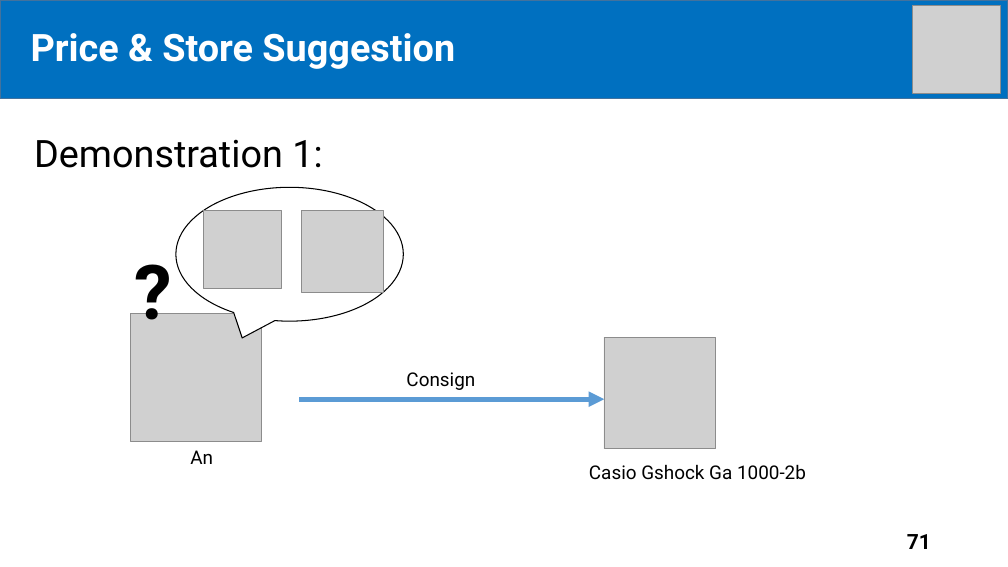
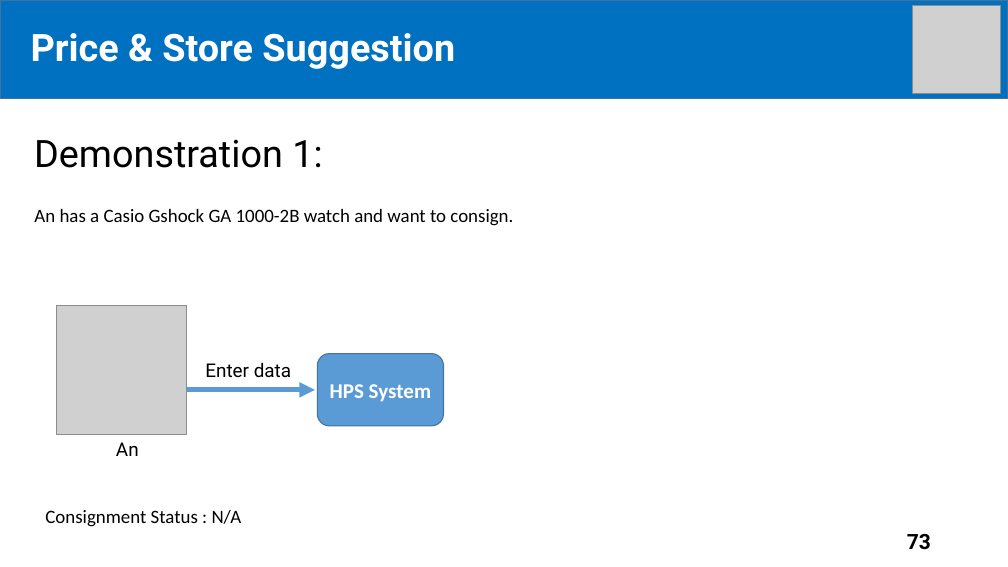
Before and after one commit to tiendan3108/CP, a slide deck: slide 73 of Source/Presentation/PreFinalPresentation.pptx (slide 71 before the commit). Drawn at 1008x567 pixels with LibreOffice and Linux fonts; fonts in the diff are those of the drawing; grey boxes stand for pictures. Boxes give left, top, right and bottom in pixels: in the first picture for what was removed or moved away, otherwise in the second. Text is boxed around its words. In the diff, an @@ line names an element or a change of style, - is before the commit and + after.

```diff
--- a/Source/Presentation/PreFinalPresentation.pptx
+++ b/Source/Presentation/PreFinalPresentation.pptx
@@ text added at <box>34,209,513,226</box>, 18 pt, text #000000 @@
+An has a Casio Gshock GA 1000-2B watch and want to consign.
@@ speech bubble removed at <box>176,188,404,321</box> @@
@@ picture removed at <box>203,210,281,288</box> @@
@@ picture removed at <box>302,210,384,293</box> @@
@@ text removed at <box>127,240,216,340</box> @@
-?
@@ picture: place and size @@
-picture at <box>131,313,262,442</box>
+picture at <box>56,306,187,434</box>
@@ rounded rectangle added at <box>318,354,444,426</box>, fill #5B9BD5, outline #43739E 1 pt, 20 pt, text #FFFFFF, bold @@
+HPS System
@@ picture removed at <box>604,337,716,449</box> @@
@@ text added at <box>205,362,291,378</box>, 18 pt, text #000000 @@
+Enter data
@@ text removed at <box>406,372,475,390</box> @@
-Consign
@@ elbow arrow moved from (299, 399) - (604, 399) to (187, 390) - (315, 390) @@
@@ text "An": place and size @@
-text "An" at <box>190,450,213,464</box>
+text "An" at <box>116,442,139,456</box>
@@ text removed at <box>589,464,806,480</box> @@
-Casio Gshock Ga 1000-2b
@@ text added at <box>45,510,242,527</box>, 18 pt, text #000000 @@
+Consignment Status : N/A
@@ page number at <box>907,534,931,550</box>: text changed @@
-71
+73
```
Also in this commit, not shown: 16 other slides changed, 5 slides added.
